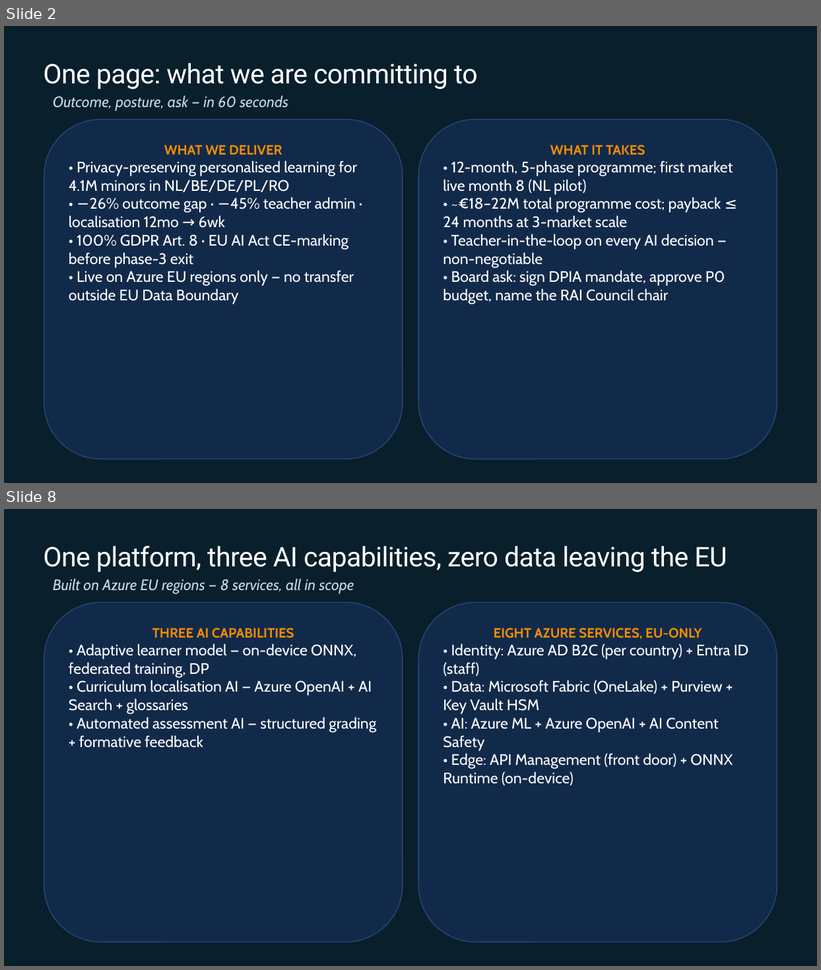
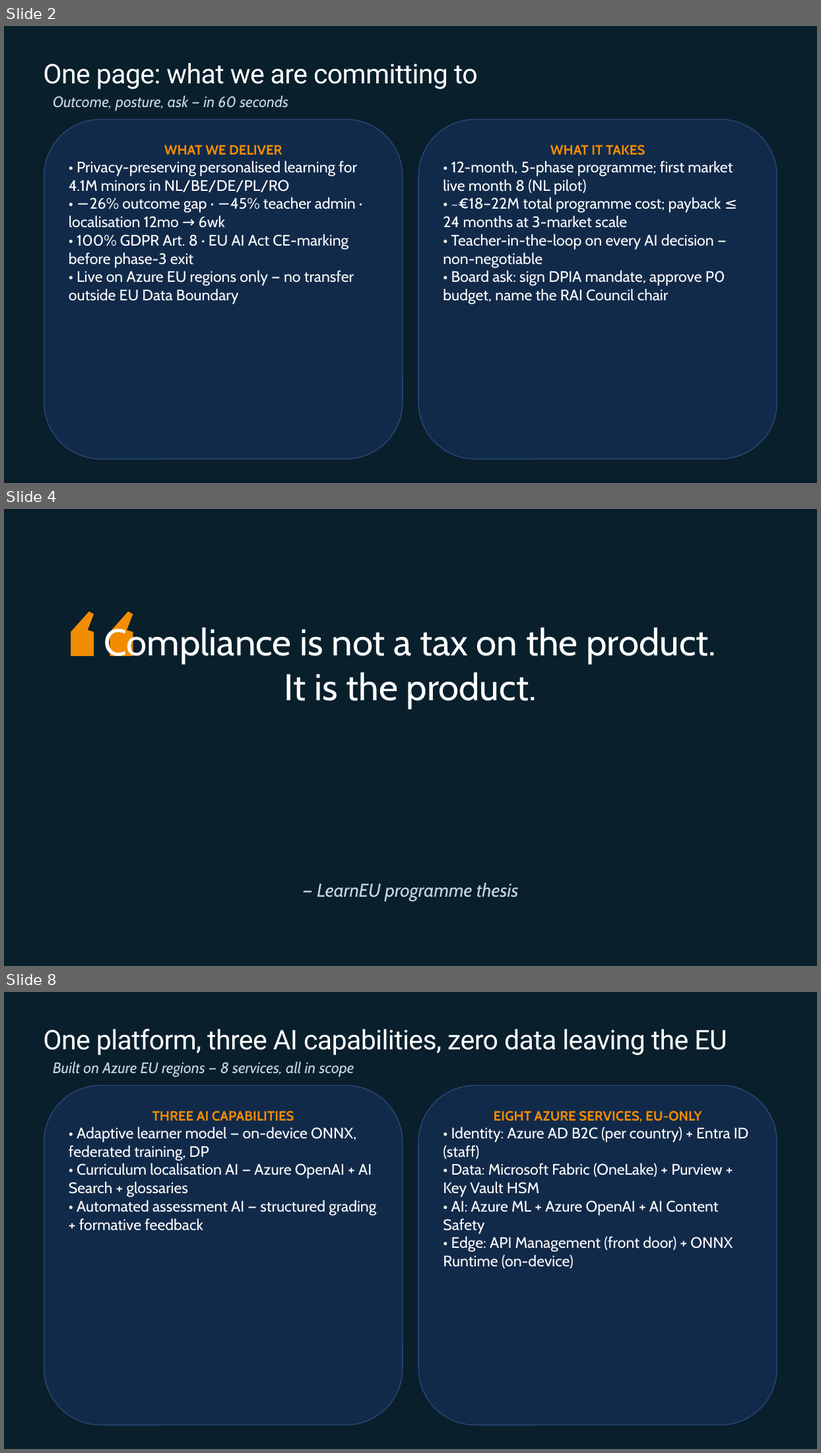
Before and after one commit to EtienneSIG/AMA_Project, a slide deck: Restitution01/build/LearnEU-CXO-Restitution.pptx. Shown one above the other, each under a label of ours: slides 2 and 8 before the commit, slides 2, 4 and 8 after it; the slides between them are not shown. The pictures are 821x970 and 821x1453 pixels, drawn with LibreOffice and Linux fonts; fonts in the diff are those of the drawing; background and template pictures are left out. Boxes give left, top, right and bottom in pixels: in the first picture for what was removed or moved away, otherwise in the second. Text is boxed around its words. In the diff, an @@ line names an element or a change of style, - is before the commit and + after.

```diff
--- a/Restitution01/build/LearnEU-CXO-Restitution.pptx
+++ b/Restitution01/build/LearnEU-CXO-Restitution.pptx
@@ slide 4 added at (x1=4, y1=509, x2=817, y2=966), background picture (left out) @@
@@ text added at (x1=57, y1=562, x2=84, y2=615), 220 pt, text #F28C00, bold @@
+“
@@ text added at (x1=104, y1=624, x2=716, y2=709), 44 pt, text #FFFFFF @@
+Compliance is not a tax on the product. It is the product.
@@ text added at (x1=317, y1=883, x2=519, y2=901), 22 pt, text #C8D4E6, italic @@
+— LearnEU programme thesis
```
Also in this commit, not shown: 3 slides changed, 3 other slides added, 4 slides removed, 28 other files.
